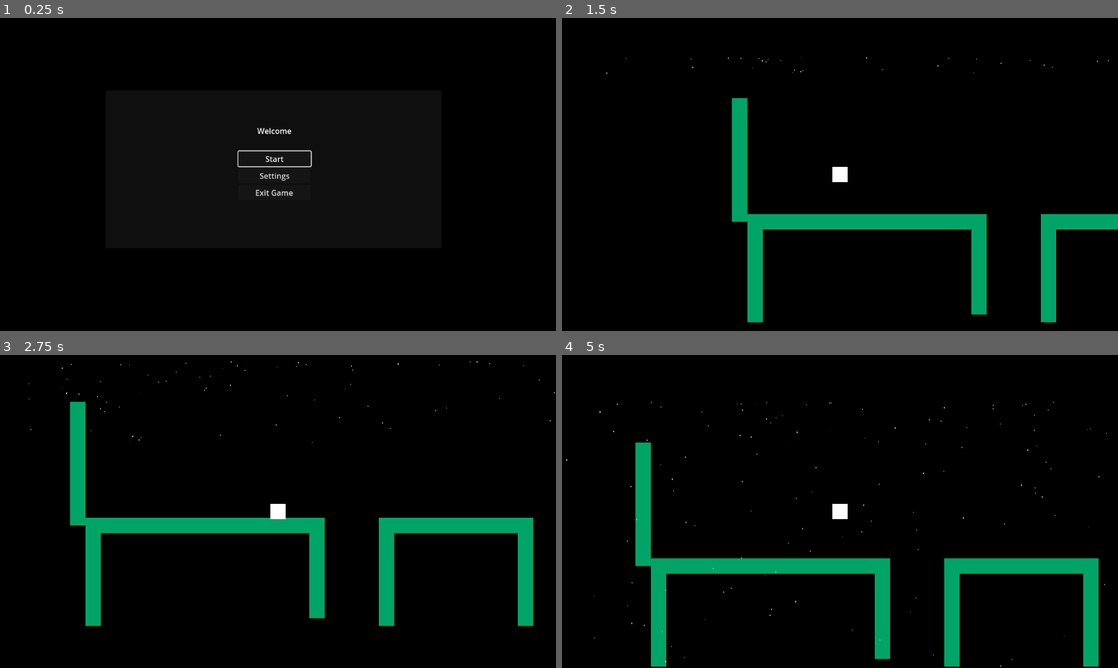
Above: before the commit, frames 1-4 (two rows, left to right).
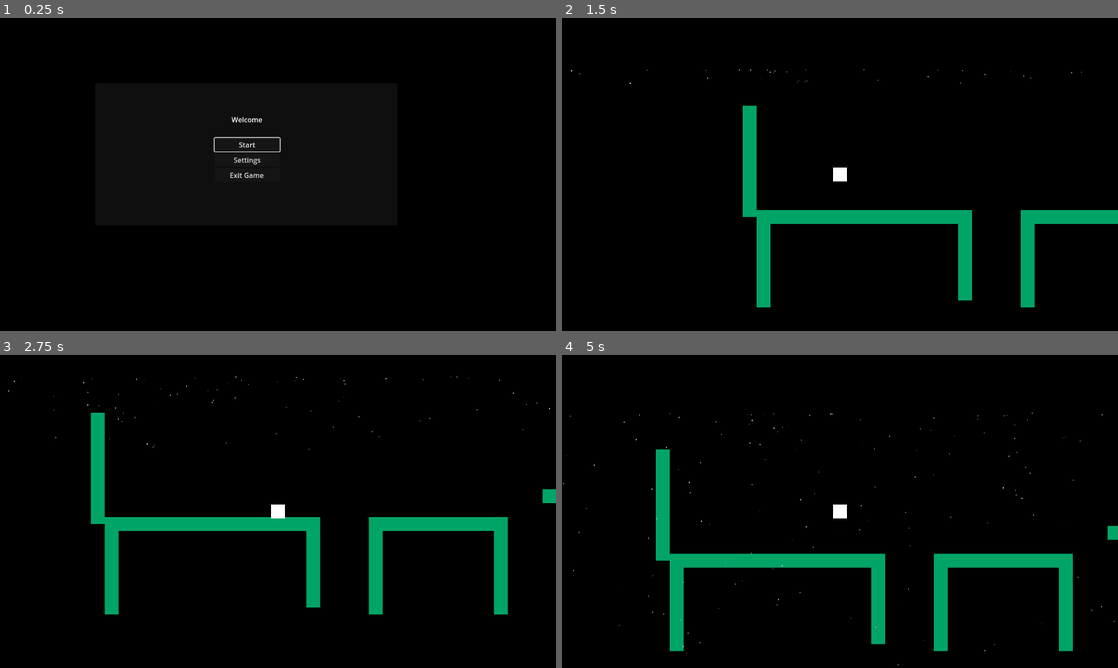
Above: after the commit, the same moments.

Repository: DEVizzent/mermelada-jam-2023
Game: Godot game, scene res://Inicio/StartMenu.tscn
Two runs of this game, one before a commit and one after it. Both use one fixed random seed, a clock stepped at 60 frames per second and the inputs below.
Inputs (mouse positions are in pixels of both pictures, inside the frame that each line leads up to):
- Up to frame 1 (0.25 s): no input
- Up to frame 2 (1.5 s): click "Start" at 0.5 s; tap Enter (ui_accept) at 1.25 s; move the mouse to (962, 158) at 1.27 s; hold Right (ui_right) from 1.28 s (still down); click (962, 158) at 1.42 s
- Up to frame 3 (2.75 s): tap Enter (ui_accept) at 1.52 s; release Right (ui_right) at 2 s; drag from (166, 527) to (316, 439) at 2.02 s
- Up to frame 4 (5 s): move the mouse to (895, 442) at 2.77 s; hold Left (ui_left) 2.78-3.5 s; drag from (812, 574) to (673, 464) at 3.52 s; move the mouse to (1006, 558) at 4.27 s; hold Right (ui_right) from 4.28 s (still down); tap Enter (ui_accept) at 4.52 s

The runs differ from the first frame. In frame 1, 0.7% of the frame differs, in the area x 38-57%, y 31-57%; in frame 2, 7.1%; in frame 3, 7.9%; in frame 4, 9.6%, in the area x 0-100%, y 14-100%.

Commit message:
Config project resolution and keep aspect when full screen and texture nearest

Diff:
--- a/project.godot
+++ b/project.godot
@@ -21,6 +21,12 @@
 
 [display]
 
+window/stretch/mode="viewport"
+
+[display]
+
+window/size/viewport_width=1280
+window/size/viewport_height=720
 window/stretch/mode="viewport"
 
 [input]
@@ -69,6 +75,7 @@
 
 [rendering]
 
+textures/canvas_textures/default_texture_filter=0
 renderer/rendering_method="gl_compatibility"
 renderer/rendering_method.mobile="gl_compatibility"
 environment/defaults/default_clear_color=Color(0, 0, 0, 1)
